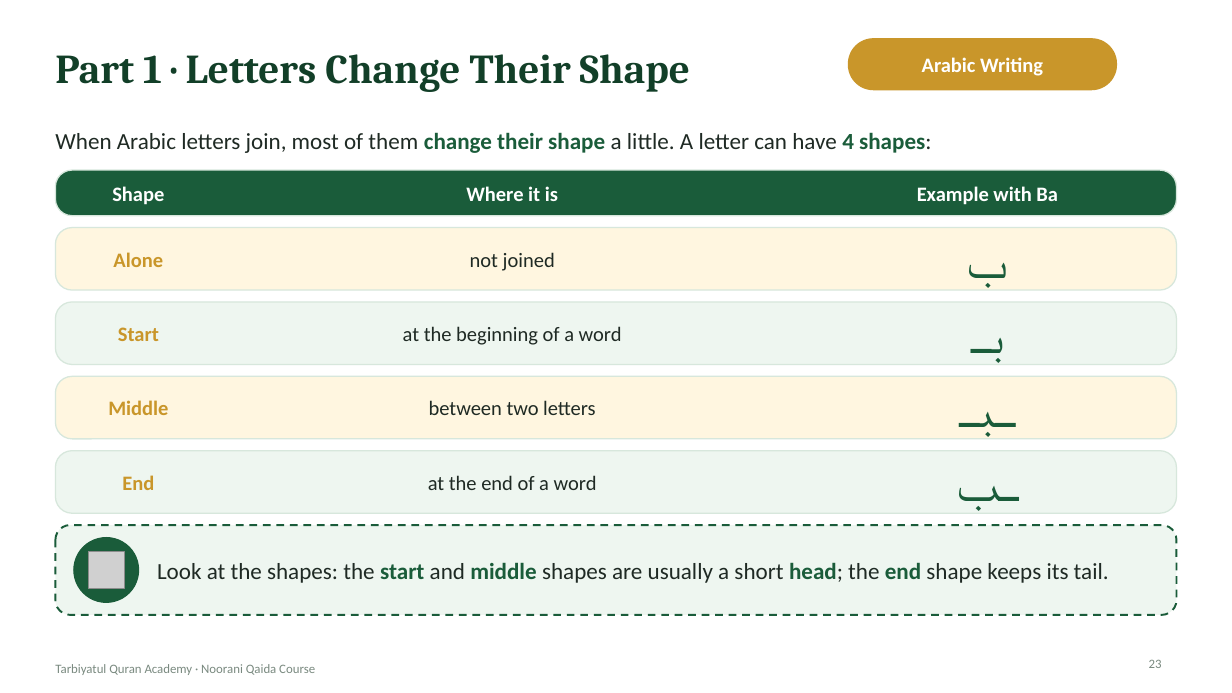
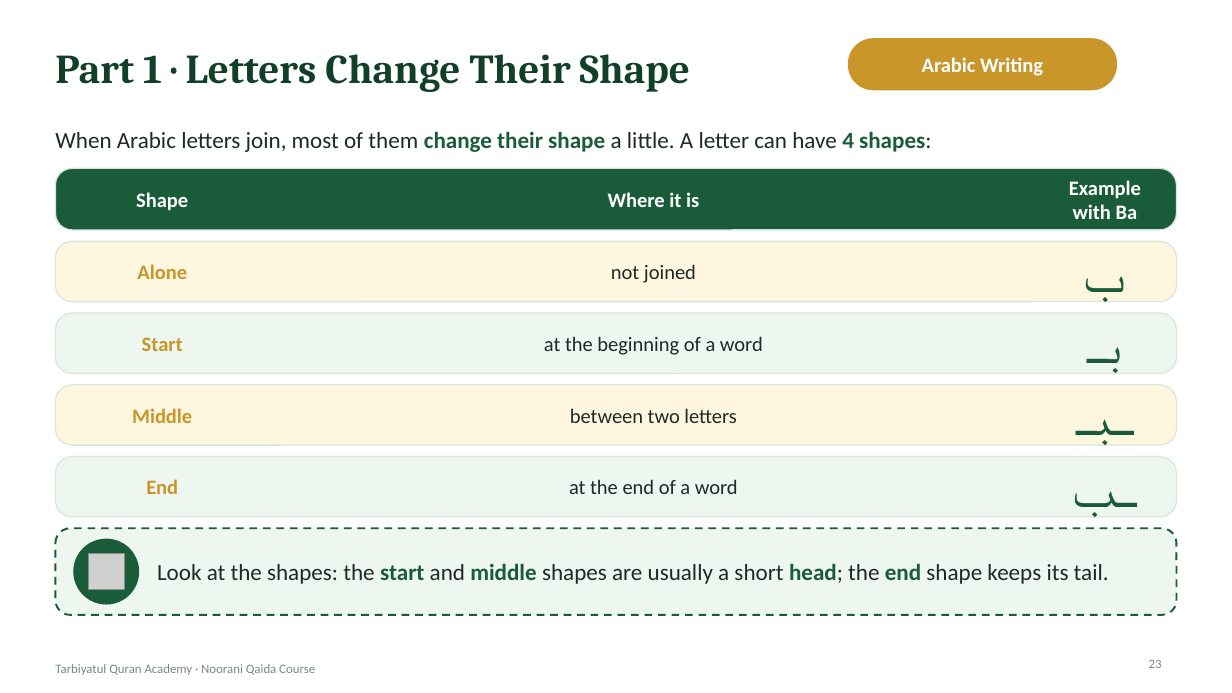
Before and after one commit to ibnhosain/TQA-Management-System, a slide deck: slide 23 of backend/core/deck_seed/noorani-qaida-lecture-01.pptx. Drawn at 1232x693 pixels with LibreOffice and Linux fonts; fonts in the diff are those of the drawing; grey boxes stand for pictures; background and template pictures are left out. Boxes give left, top, right and bottom in pixels: in the first picture for what was removed or moved away, otherwise in the second. Text is boxed around its words. In the diff, an @@ line names an element or a change of style, - is before the commit and + after.

```diff
--- a/backend/core/deck_seed/noorani-qaida-lecture-01.pptx
+++ b/backend/core/deck_seed/noorani-qaida-lecture-01.pptx
@@ rounded rectangle: place and size @@
-rounded rectangle at bbox=[55, 170, 1177, 215]
+rounded rectangle at bbox=[55, 168, 1177, 230]
@@ text "Shape": place and size @@
-text "Shape" at bbox=[112, 186, 164, 205]
+text "Shape" at bbox=[136, 192, 188, 211]
@@ text "Where it is": place and size @@
-text "Where it is" at bbox=[466, 186, 558, 201]
+text "Where it is" at bbox=[608, 192, 699, 207]
@@ text "Example with Ba" rewrapped from bbox=[917, 186, 1058, 205] to bbox=[1069, 180, 1141, 219] @@
@@ proportions changed in 6 elements at bbox=[55, 529, 1177, 616], bbox=[55, 457, 1177, 517], bbox=[55, 384, 1177, 445], bbox=[55, 168, 1177, 230], bbox=[55, 313, 1177, 373], bbox=[55, 241, 1177, 301] @@
@@ rounded rectangle: place and size @@
-rounded rectangle at bbox=[55, 227, 1177, 290]
+rounded rectangle at bbox=[55, 241, 1177, 301]
@@ text "Alone": place and size @@
-text "Alone" at bbox=[113, 252, 163, 267]
+text "Alone" at bbox=[137, 264, 187, 279]
@@ text "not joined": place and size @@
-text "not joined" at bbox=[470, 252, 555, 271]
+text "not joined" at bbox=[611, 264, 696, 283]
@@ size 39 to 40 pt in 4 elements at bbox=[1052, 457, 1158, 517], bbox=[1052, 384, 1158, 445], bbox=[1088, 347, 1122, 373], bbox=[1084, 276, 1125, 302] @@
@@ text "ب": place and size @@
-text "ب" at bbox=[967, 263, 1007, 288]
+text "ب" at bbox=[1084, 276, 1125, 302]
@@ rounded rectangle: place and size @@
-rounded rectangle at bbox=[55, 302, 1177, 365]
+rounded rectangle at bbox=[55, 313, 1177, 373]
@@ text "Start": place and size @@
-text "Start" at bbox=[118, 327, 159, 341]
+text "Start" at bbox=[142, 337, 183, 351]
@@ text "at the beginning of a ...": place and size @@
-text "at the beginning of a ..." at bbox=[403, 326, 622, 345]
+text "at the beginning of a ..." at bbox=[544, 336, 763, 355]
@@ text "بـ": place and size @@
-text "بـ" at bbox=[971, 338, 1004, 363]
+text "بـ" at bbox=[1088, 347, 1122, 373]
@@ rounded rectangle: place and size @@
-rounded rectangle at bbox=[55, 376, 1177, 439]
+rounded rectangle at bbox=[55, 384, 1177, 445]
@@ text "Middle": place and size @@
-text "Middle" at bbox=[108, 400, 168, 415]
+text "Middle" at bbox=[132, 408, 192, 423]
@@ text "between two letters": place and size @@
-text "between two letters" at bbox=[429, 400, 596, 415]
+text "between two letters" at bbox=[570, 408, 737, 423]
@@ text "ـبـ": place and size @@
-text "ـبـ" at bbox=[817, 376, 1158, 439]
+text "ـبـ" at bbox=[1052, 384, 1158, 445]
@@ rounded rectangle: place and size @@
-rounded rectangle at bbox=[55, 451, 1177, 514]
+rounded rectangle at bbox=[55, 457, 1177, 517]
@@ text "End": place and size @@
-text "End" at bbox=[122, 475, 154, 490]
+text "End" at bbox=[146, 479, 178, 494]
@@ text "at the end of a ...": place and size @@
-text "at the end of a ..." at bbox=[428, 475, 597, 490]
+text "at the end of a ..." at bbox=[569, 479, 738, 494]
@@ text "ـب": place and size @@
-text "ـب" at bbox=[817, 451, 1158, 514]
+text "ـب" at bbox=[1052, 457, 1158, 517]
@@ rounded rectangle: place and size @@
-rounded rectangle at bbox=[55, 525, 1177, 615]
+rounded rectangle at bbox=[55, 529, 1177, 616]
```
Also in this commit, not shown: 5 other slides changed, 21 other files.
